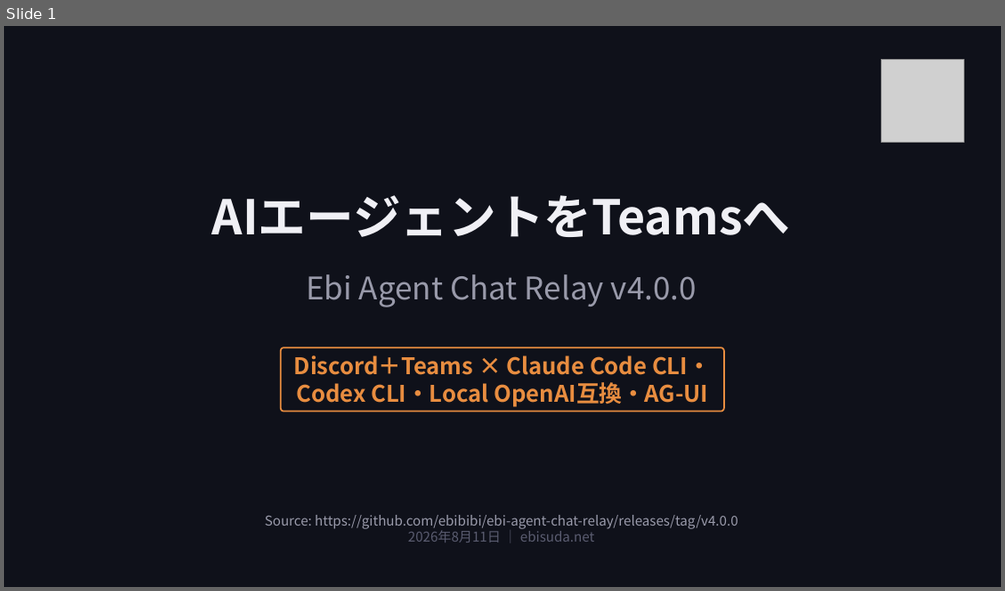
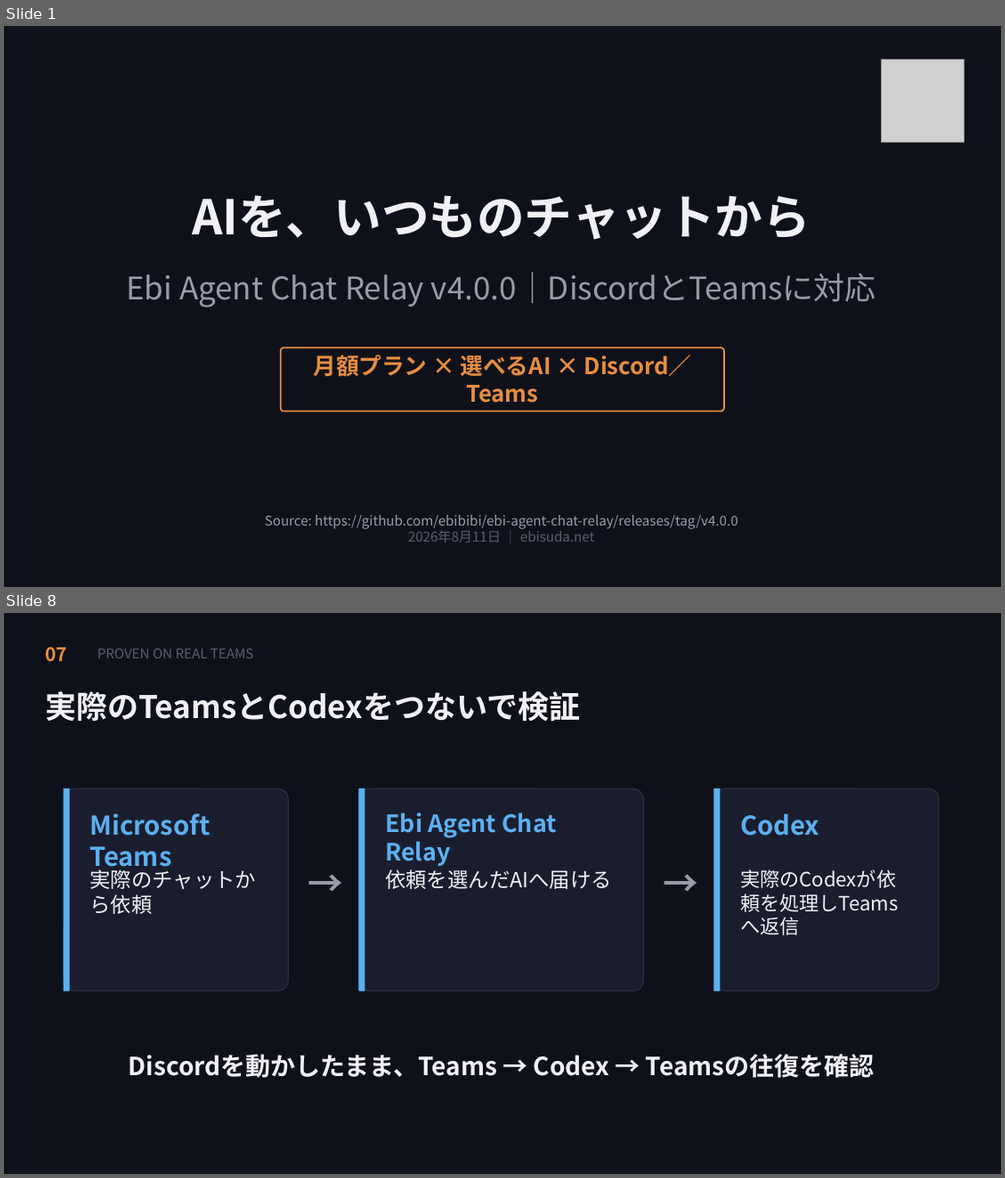
Before and after one commit to ebibibi/presentations, a slide deck: 20260811_EbiAgentChatRelay_v4/Ebi Agent Chat Relay v4 - DiscordとTeamsから複数AIを使う.pptx. Shown one above the other, each under a label of ours: slide 1 before the commit, slides 1 and 8 after it; the slides between them are not shown. The pictures are 1005x591 and 1005x1178 pixels, drawn with LibreOffice and Linux fonts; fonts in the diff are those of the drawing; grey boxes stand for pictures. Boxes give left, top, right and bottom in pixels: in the first picture for what was removed or moved away, otherwise in the second. Text is boxed around its words. In the diff, an @@ line names an element or a change of style, - is before the commit and + after.

Commit message:
docs: simplify Ebi Agent Chat Relay v4 video deck (#10)

```diff
--- a/20260811_EbiAgentChatRelay_v4/Ebi Agent Chat Relay v4 - DiscordとTeamsから複数AIを使う.pptx
+++ b/20260811_EbiAgentChatRelay_v4/Ebi Agent Chat Relay v4 - DiscordとTeamsから複数AIを使う.pptx
@@ slide 8 added at (4,613,1001,1174), background #0F111A @@
@@ text added at (45,647,67,662), 18 pt, text #E88D40, bold @@
+07
@@ text added at (97,649,253,658), 13 pt, text #5A5C70 @@
+PROVEN ON REAL TEAMS
@@ text added at (45,691,580,721), 30 pt, text #F0F0F5, bold @@
+実際のTeamsとCodexをつないで検証
@@ rounded rectangle added at (64,788,288,990), fill #1A1D2E, outline #2A2D3E 1.1 pt @@
@@ rounded rectangle added at (64,788,69,990), fill #5BB0F0, outline #5BB0F0 1 pt @@
@@ rounded rectangle added at (359,788,643,990), fill #1A1D2E, outline #2A2D3E 1.1 pt @@
@@ rounded rectangle added at (359,788,364,990), fill #5BB0F0, outline #5BB0F0 1 pt @@
@@ rounded rectangle added at (714,788,938,990), fill #1A1D2E, outline #2A2D3E 1.1 pt @@
@@ rounded rectangle added at (714,788,720,990), fill #5BB0F0, outline #5BB0F0 1 pt @@
@@ text added at (89,813,210,872), 25 pt, text #5BB0F0, bold @@
+Microsoft Teams
@@ text added at (385,812,556,866), 23 pt, text #5BB0F0, bold @@
+Ebi Agent Chat Relay
@@ text added at (740,813,819,835), 25 pt, text #5BB0F0, bold @@
+Codex
@@ text added at (89,869,256,914), 20 pt, text #F0F0F5 @@
+実際のチャットから依頼
@@ text added at (299,856,352,908), 34 pt, text #999AAA, bold @@
+→
@@ text added at (385,869,612,889), 20 pt, text #F0F0F5 @@
+依頼を選んだAIへ届ける
@@ text added at (655,856,707,908), 34 pt, text #999AAA, bold @@
+→
@@ text added at (740,869,896,888), 19 pt, text #F0F0F5 @@
+実際のCodexが依頼を処理しTeamsへ返信
@@ text added at (129,1054,874,1078), 24 pt, text #F0F0F5, bold @@
+Discordを動かしたまま、Teams → Codex → Teamsの往復を確認
@@ slide 1 changed as well @@
@@ text at (192,195,810,240): text changed @@
-AIエージェントをTeamsへ
+AIを、いつものチャットから
@@ text at (126,272,876,307): text changed @@
-Ebi Agent Chat Relay v4.0.0
+Ebi Agent Chat Relay v4.0.0｜DiscordとTeamsに対応
@@ text at (313,354,692,402): text changed @@
-Discord＋Teams × Claude Code CLI・Codex CLI・Local OpenAI互換・AG-UI
+月額プラン × 選べるAI × Discord／Teams
```
Also in this commit, not shown: 8 other slides added, 13 slides removed, 24 other files.
